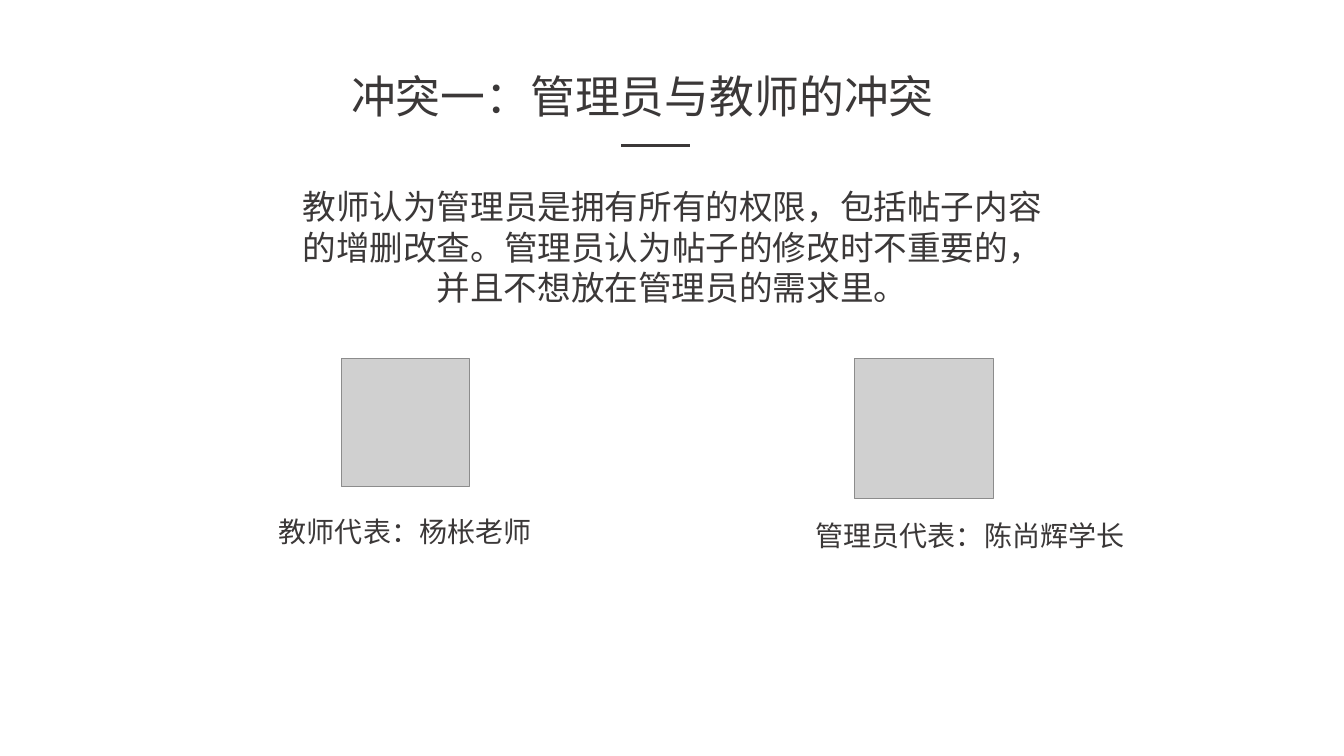
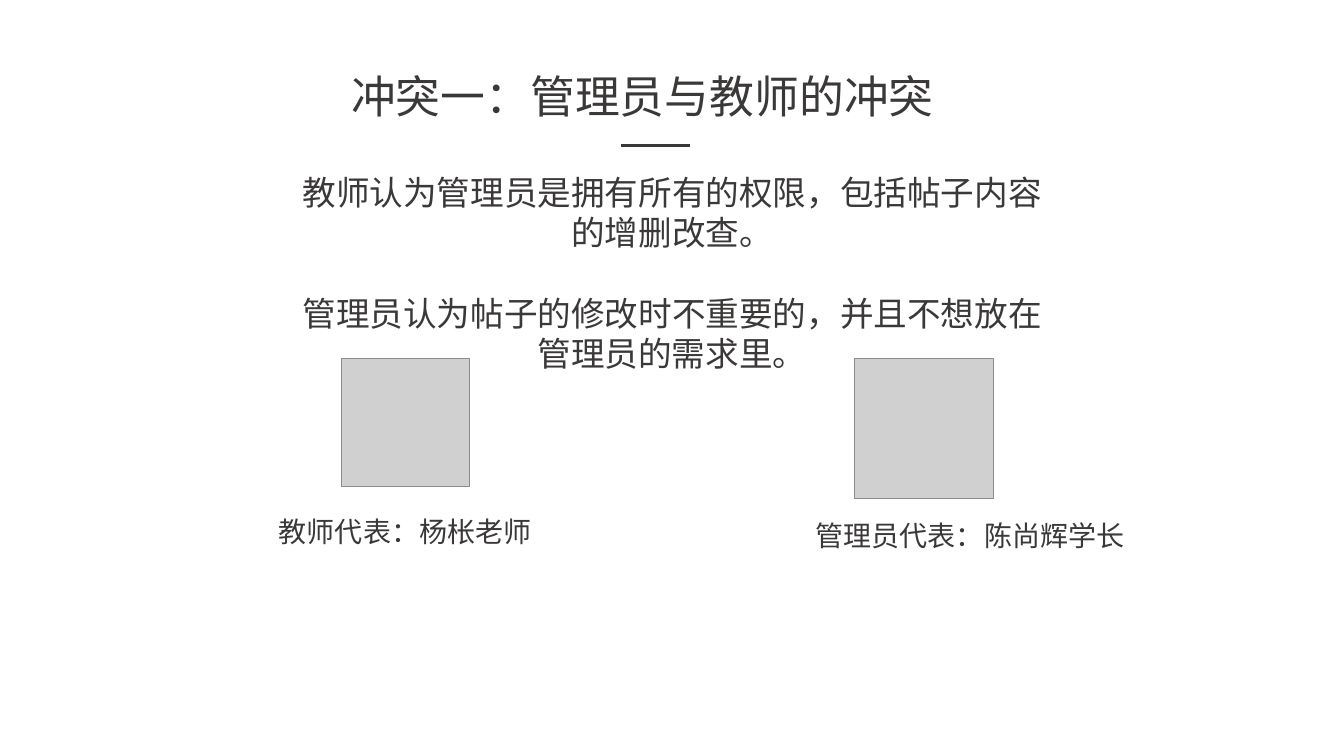
Before and after one commit to SarielX98/PRD2018G14, a slide deck: slide 5 of 受控文档/软件需求工程/3项目执行/PRD2018-G14-JAD会议.pptx. Drawn at 1344x756 pixels with LibreOffice and Linux fonts; fonts in the diff are those of the drawing; grey boxes stand for pictures. Boxes give left, top, right and bottom in pixels: in the first picture for what was removed or moved away, otherwise in the second. Text is boxed around its words. In the diff, an @@ line names an element or a change of style, - is before the commit and + after.

Commit message:
2019/01/06-JAD会议更新

```diff
--- a/受控文档/软件需求工程/3项目执行/PRD2018-G14-JAD会议.pptx
+++ b/受控文档/软件需求工程/3项目执行/PRD2018-G14-JAD会议.pptx
@@ text at <box>302,176,1041,369</box>: text changed @@
-教师认为管理员是拥有所有的权限，包括帖子内容的增删改查。管理员认为帖子的修改时不重要的，并且不想放在管理员的需求里。
+教师认为管理员是拥有所有的权限，包括帖子内容的增删改查。
+管理员认为帖子的修改时不重要的，并且不想放在管理员的需求里。
```
Also in this commit, not shown: 3 other slides changed, 2 slides added, 2 slides removed.
